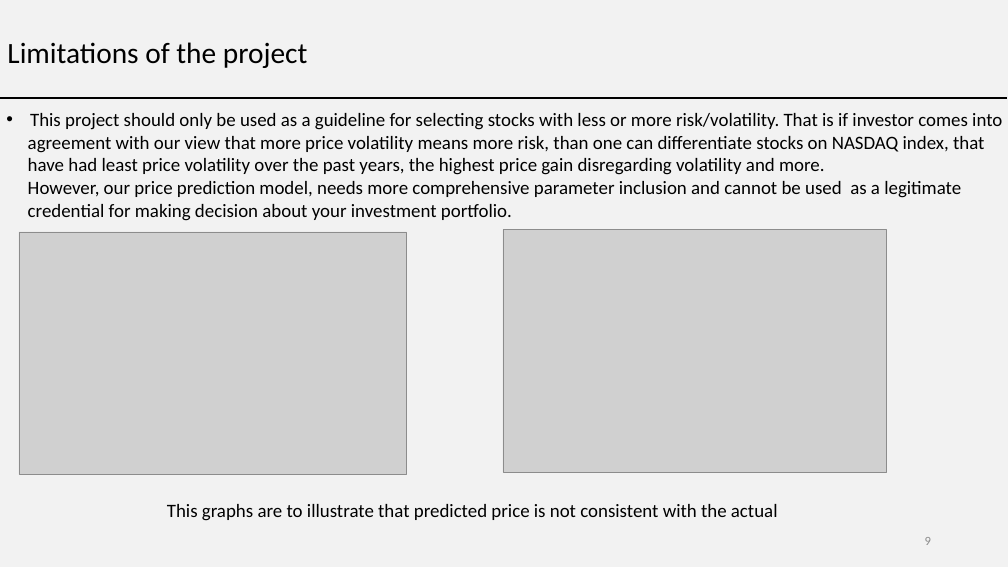
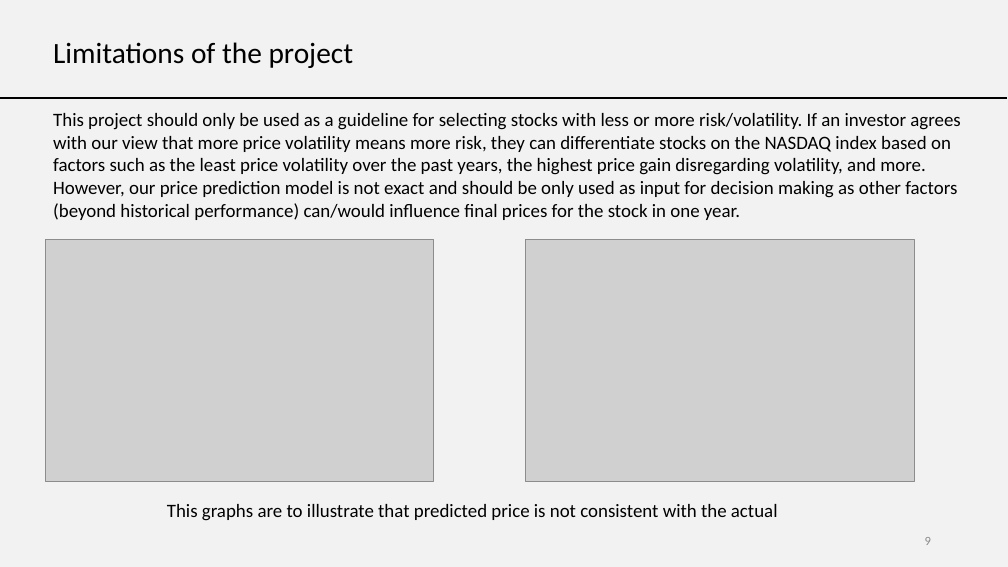
Before and after one commit to LevanGetia/Project-1, a slide deck: slide 9 of Project1 - stocks analysis PPT.pptx. Drawn at 1008x567 pixels with LibreOffice and Linux fonts; fonts in the diff are those of the drawing; grey boxes stand for pictures. Boxes give left, top, right and bottom in pixels: in the first picture for what was removed or moved away, otherwise in the second. Text is boxed around its words. In the diff, an @@ line names an element or a change of style, - is before the commit and + after.

```diff
--- a/Project1 - stocks analysis PPT.pptx
+++ b/Project1 - stocks analysis PPT.pptx
@@ text "Limitations of the project": place and size @@
-text "Limitations of the project" at <box>7,42,308,68</box>
+text "Limitations of the project" at <box>53,42,354,68</box>
@@ text at <box>53,113,960,220</box>: text changed @@
-• This project should only be used as a guideline for selecting stocks with less or more risk/volatility. That is if investor comes into
-agreement with our view that more price volatility means more risk, than one can differentiate stocks on NASDAQ index, that
-have had least price volatility over the past years, the highest price gain disregarding volatility and more.
-However, our price prediction model, needs more comprehensive parameter inclusion and cannot be used as a legitimate
-credential for making decision about your investment portfolio.
+This project should only be used as a guideline for selecting stocks with less or more risk/volatility. If an investor agrees with our view that more price volatility means more risk, they can differentiate stocks on the NASDAQ index based on factors such as the least price volatility over the past years, the highest price gain disregarding volatility, and more. However, our price prediction model is not exact and should be only used as input for decision making as other factors (beyond historical performance) can/would influence final prices for the stock in one year.
@@ picture: place and size @@
-picture at <box>19,232,407,475</box>
+picture at <box>45,240,434,482</box>
@@ picture: place and size @@
-picture at <box>503,230,886,473</box>
+picture at <box>526,240,915,482</box>
```
Also in this commit, not shown: 9 other slides changed, 1 other file.
